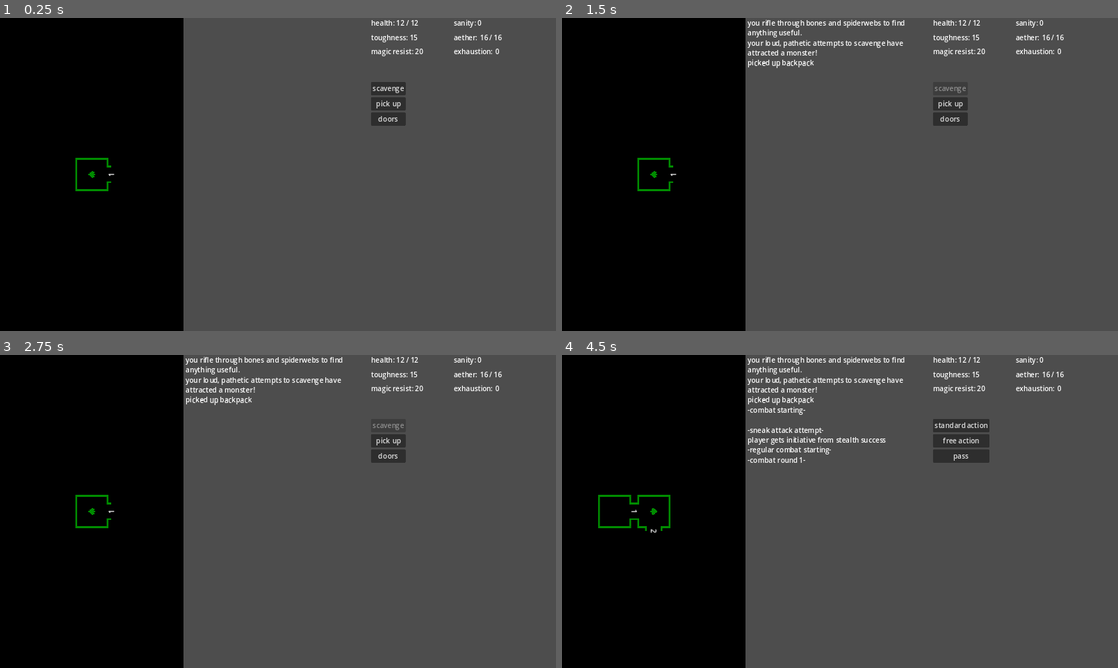
Above: before the commit, frames 1-4 (two rows, left to right).
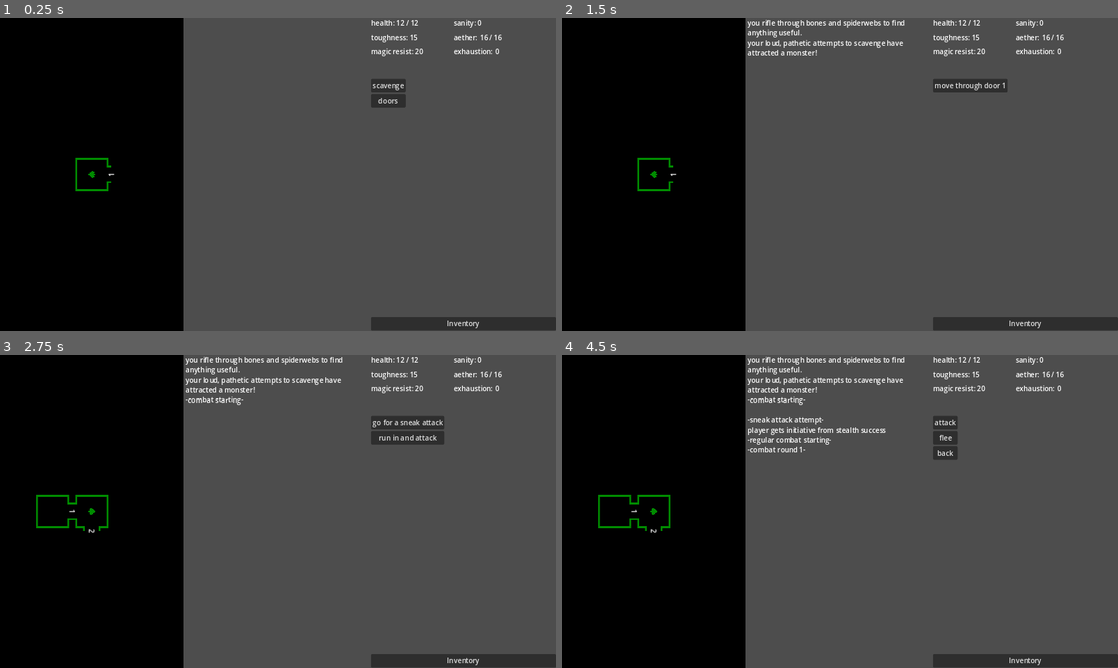
Above: after the commit, the same moments.

Repository: rainbowd-ash/ker_nethalas
Game: Godot game, scene res://globals/game.tscn
The game is run twice, just before and just after one commit, with the same random seed, the same clock (stepped at 60 frames per second) and the same inputs.
Inputs (mouse positions are in pixels of both pictures, inside the frame that each line leads up to):
- Up to frame 1 (0.25 s): no input
- Up to frame 2 (1.5 s): click "scavenge" at 0.5 s; click "pick up" (after the commit: "doors") at 1.25 s
- Up to frame 3 (2.75 s): click (405, 423) at 2 s, where only the run after the commit has a clickable "move through door 1"
- Up to frame 4 (4.5 s): click (951, 455) at 2.75 s, where only the run before the commit has a clickable "doors"; click (967, 426) at 3.5 s, where only the run before the commit has a clickable "move through door 1"; click (962, 423) at 4.25 s, where only the run after the commit has a clickable "standard action"

The runs differ from the first frame. In frame 1, 2.0% of the frame differs, in the area x 66-100%, y 19-100%; in frame 2, 2.4%; in frame 3, 2.9%; in frame 4, 3.5%, in the area x 33-100%, y 13-100%.

Commit message:
full inventory working
i think?

Diff:
--- a/character/gear.gd
+++ b/character/gear.gd
@@ -22,7 +22,7 @@
 # ===================================================================
 func modify_max_carry_capacity() -> int:
 	var cap_mod : int = 0
-	for armor in get_children():
+	for armor in get_equipped():
 		if armor.has_method("modify_max_carry_capacity"):
 			cap_mod += armor.modify_max_inventory_size()
 	return cap_mod + %Inventory.base_capacity
--- a/dungeon/dungeon.gd
+++ b/dungeon/dungeon.gd
@@ -14,6 +14,12 @@
 
 func current_room() -> Room:
 	return pawn.get_parent()
+
+func get_room_items() -> Array:
+	return current_room().get_items()
+
+func pick_up_item(item : Item):
+	return current_room().remove_item(item)
 
 func move_through_door(door : Door):
 	door_labels(true)
--- a/dungeon/room.gd
+++ b/dungeon/room.gd
@@ -46,7 +46,6 @@
 func get_actions() -> Array:
 	return [
 		Action.new(self, "scavenge","scavenge",(true if not scavenged else false)),
-		Action.new(self, "pick up","pick up",(true if get_items() else false)),
 		Action.new(self, "doors"),
 	]
 
--- a/globals/game.gd
+++ b/globals/game.gd
@@ -3,10 +3,7 @@
 
 func _unhandled_input(event: InputEvent) -> void:
 	if event.is_action_pressed("inventory_toggle"):
-		if $UiModes.get_current_mode() != "InventoryMode":
-			$UiModes.mode_swap("InventoryMode")
-		else:
-			$UiModes.mode_swap("ExploreMode")
+		toggle_inventory()
 
 func _ready():
 	call_deferred("setup") # called on the first frame of the game running (after all _ready()s)
@@ -18,3 +15,12 @@
 func start_combat(values : CombatSetupValues):
 	$GameModes.mode_swap("CombatMode")
 	$Combat.initialize(values)
+
+func toggle_inventory():
+	if $UiModes.get_current_mode() != "InventoryMode":
+		$UiModes.mode_swap("InventoryMode")
+	else:
+		$UiModes.mode_swap("ExploreMode")
+
+func _on_inventory_button_pressed() -> void:
+	toggle_inventory()
--- a/globals/game.tscn
+++ b/globals/game.tscn
@@ -61,6 +61,14 @@
 size_flags_stretch_ratio = 0.33
 
 [node name="VBoxContainer" type="VBoxContainer" parent="Ui/InventoryUi/ScrollContainer"]
+layout_mode = 2
+
+[node name="FloorItemLabel" type="Label" parent="Ui/InventoryUi/ScrollContainer/VBoxContainer"]
+layout_mode = 2
+text = "On the floor"
+
+[node name="FloorItemList" type="VBoxContainer" parent="Ui/InventoryUi/ScrollContainer/VBoxContainer"]
+unique_name_in_owner = true
 layout_mode = 2
 
 [node name="GearLabel" type="Label" parent="Ui/InventoryUi/ScrollContainer/VBoxContainer"]
@@ -176,3 +184,9 @@
 layout_mode = 2
 size_flags_vertical = 3
 script = ExtResource("9_d0nn4")
+
+[node name="InventoryButton" type="Button" parent="Ui/Stats_Actions"]
+layout_mode = 2
+text = "Inventory"
+
+[connection signal="pressed" from="Ui/Stats_Actions/InventoryButton" to="." method="_on_inventory_button_pressed"]
--- a/ui/inventory/inventory_ui.gd
+++ b/ui/inventory/inventory_ui.gd
@@ -1,5 +1,11 @@
 extends Control
 class_name InventoryUI
+
+# Adding sections to this is such a giant pain, there has got to be a better way. Probably a class.
+
+# TODO keeping the buttons and description for selected item after refreshing view
+	# else, pick the top of the same section
+	# else pick the top item
 
 @onready var inventory = Character.inventory
 @onready var gear = Character.gear
@@ -13,6 +19,17 @@
 
 func setup():
 	refresh_inventory()
+
+func list_actions():
+	Router.actions_ui.list_actions([
+		Action.new(self, "back"),
+	])
+
+func list_floor_item_actions(item : Item):
+	Router.actions_ui.list_actions([
+		Action.new(self, "pick up"),
+		Action.new(self, "back"),
+	])
 
 func list_item_actions(item : Item):
 	Router.actions_ui.list_actions([
@@ -37,10 +54,16 @@
 	elif action_key == "drop":
 		inventory.drop_item(get_item_from_selected_button())
 		refresh_inventory()
+	elif action_key == "pick up":
+		inventory.add_item(Router.dungeon.pick_up_item(get_item_from_selected_button()))
+		refresh_inventory()
 	elif action_key == "back":
 		Router.ui_modes.mode_swap("ExploreMode")
 
 func get_item_from_selected_button() -> Item:
+	for button in %FloorItemList.get_children():
+		if button.button_pressed == true:
+			return button.item
 	for button in %GearList.get_children():
 		if button.button_pressed == true:
 			return button.item
@@ -61,15 +84,16 @@
 		child.free()
 	for child in %GearList.get_children():
 		child.free()
+	for child in %FloorItemList.get_children():
+		child.free()
 	refresh_gear()
 	refresh_items()
-	if %ItemList.get_children():
-		%ItemList.get_children()[0].set_pressed(true)
-		set_details_and_buttons(%ItemList.get_children()[0])
-	if not %ItemList.get_child_count():
-		var nothing_label = Label.new()
-		nothing_label.set_text("inventory empty")
-		%ItemList.add_child(nothing_label)
+	refresh_floor_items()
+	list_actions()
+
+func refresh_floor_items():
+	for item in Router.dungeon.get_room_items():
+		%FloorItemList.add_child(create_line_item(item))
 
 func refresh_gear():
 	for equipment in gear.get_equipped():
@@ -87,6 +111,8 @@
 		list_item_actions(button.item)
 	elif button.get_parent() == %GearList:
 		list_gear_actions(button.item)
+	elif button.get_parent() == %FloorItemList:
+		list_floor_item_actions(button.item)
 
 func _on_item_picked_up(_item_name):
 	refresh_inventory()
